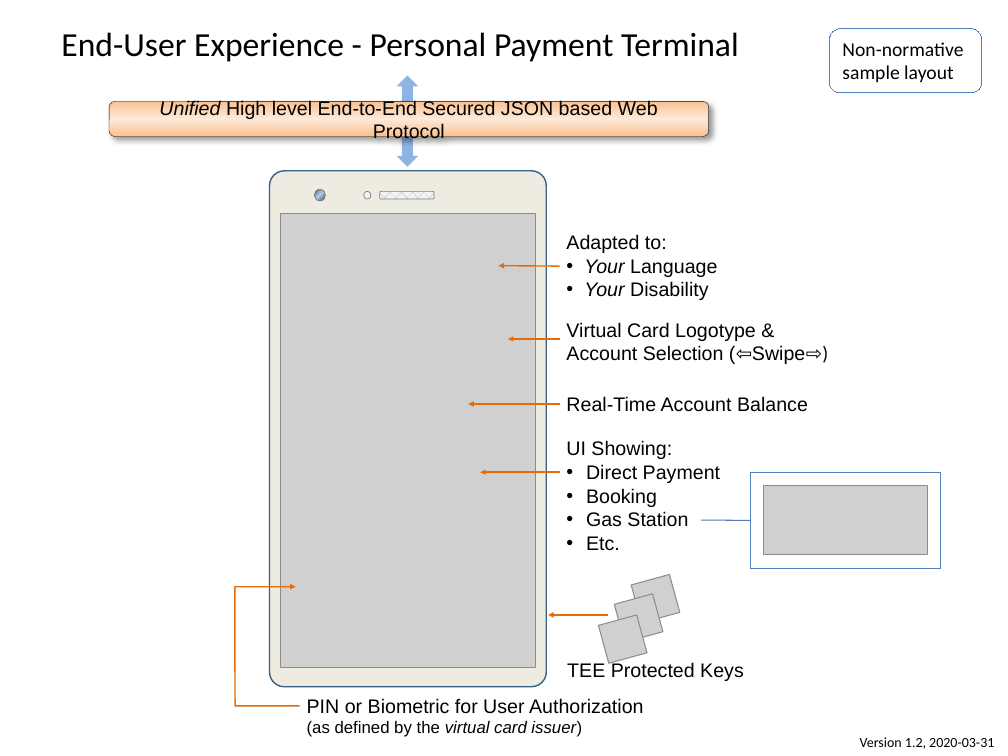
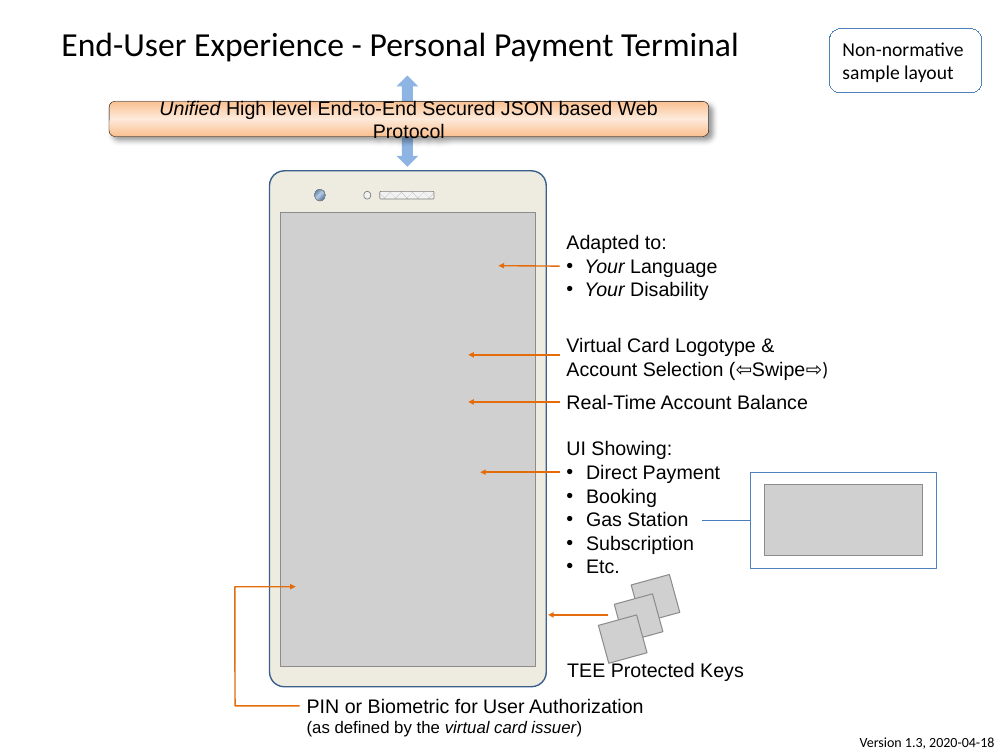
Before and after one commit to cyberphone/openbankingwallet, a slide deck: slide 2 of open-banking-wallet.pptx. Drawn at 1008x756 pixels with LibreOffice and Linux fonts; fonts in the diff are those of the drawing; grey boxes stand for pictures; background and template pictures are left out. Boxes give left, top, right and bottom in pixels: in the first picture for what was removed or moved away, otherwise in the second. Text is boxed around its words. In the diff, an @@ line names an element or a change of style, - is before the commit and + after.

```diff
--- a/open-banking-wallet.pptx
+++ b/open-banking-wallet.pptx
@@ text "Virtual Card Logotype & Account ..." moved from (x1=566, y1=322, x2=805, y2=364) to (x1=566, y1=337, x2=805, y2=380) @@
@@ arrow moved from (559, 339) - (508, 339) to (559, 355) - (469, 355) @@
@@ rectangle resized from (x1=750, y1=472, x2=940, y2=569) to (x1=750, y1=472, x2=936, y2=569) @@
@@ picture resized from (x1=763, y1=486, x2=927, y2=554) to (x1=764, y1=485, x2=922, y2=556) @@
@@ text at (x1=586, y1=535, x2=694, y2=554): paragraph added @@
+• Subscription
@@ text at (x1=860, y1=737, x2=994, y2=749): text changed @@
-Version 1.2, 2020-03-31
+Version 1.3, 2020-04-18
```
Also in this commit, not shown: 1 other slide changed, 1 other file.
